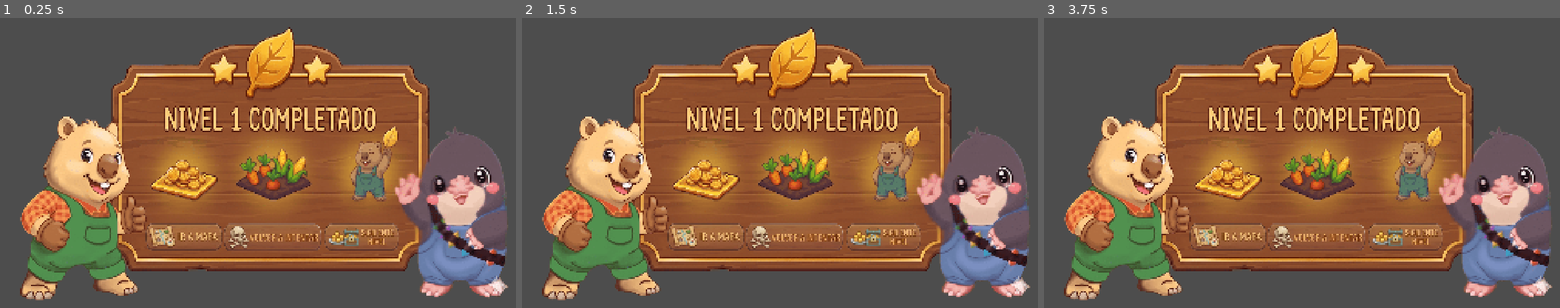
Above: before the commit, frames 1-3 (left to right).
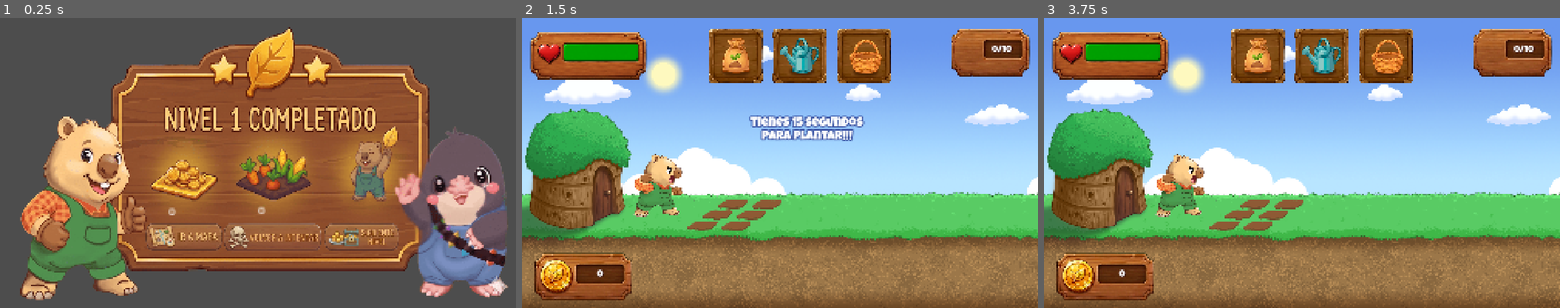
Above: after the commit, the same moments.

Repository: Berger6116/Capi-versus-topi
Game: Godot game, scene res://nivel_1_completado.tscn
Same seed, same stepped clock (60 frames per second), same inputs: the game is played once before the commit and once after it. This scene is started directly instead of the project's main scene.
Inputs (mouse positions are in pixels of both pictures, inside the frame that each line leads up to):
- Up to frame 1 (0.25 s): no input
- Up to frame 2 (1.5 s): click (790, 238) at 0.5 s; click (883, 238) at 1.27 s
- Up to frame 3 (3.75 s): click (1255, 55) at 2.02 s; click (1327, 58) at 2.77 s; click (1229, 238) at 3.52 s

The runs differ from the first frame. In frame 1, less than 0.1% of the frame differs, in the area x 32-52%, y 64-68%; in frame 2, 98%, in the area x 0-100%, y 0-100%; in frame 3, 98%.

Commit message:
panel de vitoria y derota

Diff:
--- a/capi-versus-topi/Escenas/nivel_1.gd
+++ b/capi-versus-topi/Escenas/nivel_1.gd
@@ -67,7 +67,7 @@
 	fadeIn.tween_property(nodo, "modulate:a", 1.0, tiempo).set_trans(Tween.TRANS_SINE)
 
 
-
+const ESCENA_VICTORIA = preload("res://nivel_1_completado.tscn")
 func chequear_victoria (topos_muertos: int) -> void:
 
 	if topos_muertos >= 10:
@@ -77,6 +77,5 @@
 			timer.stop()
 		#señal para eliminar topos restantes:
 		spawner_topos.eliminar_topos_restantes.emit()
-		#mostrar cartel de victoria:
-		mensajes.text = "Nivel 1 completado!!!"
-		mensajes.show()
+		var pantalla_victoria = ESCENA_VICTORIA.instantiate()
+		$capavictoria.add_child(pantalla_victoria)
--- a/capi-versus-topi/Escenas/nivel_1.tscn
+++ b/capi-versus-topi/Escenas/nivel_1.tscn
@@ -49,3 +49,5 @@
 label_settings = ExtResource("7_l8lnw")
 horizontal_alignment = 1
 autowrap_mode = 2
+
+[node name="capavictoria" type="CanvasLayer" parent="." unique_id=1968741784]
--- a/capi-versus-topi/Escenas/planta_base.gd
+++ b/capi-versus-topi/Escenas/planta_base.gd
@@ -60,6 +60,7 @@
 	if fase_actual == FasePlanta.COSECHABLE:
 		print("planta cosechada")
 		GameManager.sumar_monedas_huerta(30)
+		GameManager.tomates_cosechados += 1
 		aparecer_moneda()
 		return true
 	else:
--- a/capi-versus-topi/Scrips/game_manager.gd
+++ b/capi-versus-topi/Scrips/game_manager.gd
@@ -6,12 +6,14 @@
 var monedas: int = 0
 var plantas_destruidas: int = 0
 var limite_de_plantas_para_perder : int= 10 #Si topi rompe 10 plantas Capi pierde
+var tomates_cosechados: int = 0
 
 #SEÑALES
 signal actualizar_vidas(cantidad: int)
 signal actualizar_topos(cantidad: int)
 signal actualizar_monedas(cantidad: int)
 signal game_over
+
 
 #Aca vienen las funciones
 func registrar_planta_destruida() -> void:
--- /dev/null
+++ b/capi-versus-topi/nivel_1_completado.gd
@@ -0,0 +1,14 @@
+extends Control
+@onready var label_monedas_final: Label = $monedas
+@onready var label_tomates_final: Label = $tomates
+
+func _on_volve_a_intentar_pressed() -> void:
+	GameManager.monedas = 0
+	GameManager.topos_derrotados = 0
+	GameManager.tomates_cosechados = 0
+	get_tree().paused = false
+	get_tree().change_scene_to_file("res://Escenas/nivel_1.tscn")
+
+func _ready() -> void:
+	label_monedas_final.text = str(GameManager.monedas)
+	label_tomates_final.text = str(GameManager.tomates_cosechados)
--- a/capi-versus-topi/nivel_1_completado.tscn
+++ b/capi-versus-topi/nivel_1_completado.tscn
@@ -1,5 +1,6 @@
 [gd_scene format=3 uid="uid://d3yxiq7vixdfe"]
 
+[ext_resource type="Script" uid="uid://cxhsty3228tnv" path="res://nivel_1_completado.gd" id="1_cuh1q"]
 [ext_resource type="Texture2D" uid="uid://fej04tr66rg2" path="res://Assets/nivel_1_completado.png" id="1_v8h46"]
 [ext_resource type="Texture2D" uid="uid://de64kp5d23a8n" path="res://botones/siguiente_nivel.png" id="2_cuh1q"]
 [ext_resource type="Texture2D" uid="uid://cfe283oe4j2ei" path="res://botones/volver_a_intentar.png" id="3_4op40"]
@@ -12,6 +13,7 @@
 anchor_bottom = 1.0
 grow_horizontal = 2
 grow_vertical = 2
+script = ExtResource("1_cuh1q")
 
 [node name="TextureRect" type="TextureRect" parent="." unique_id=696489115]
 layout_mode = 0
@@ -44,3 +46,23 @@
 offset_right = 836.0
 offset_bottom = 876.0
 texture_normal = ExtResource("4_1bkp7")
+
+[node name="monedas" type="Label" parent="." unique_id=1053370738]
+layout_mode = 0
+offset_left = 627.0
+offset_top = 695.0
+offset_right = 664.0
+offset_bottom = 718.0
+scale = Vector2(2.993141, 2.2181349)
+text = "0000"
+
+[node name="tomates" type="Label" parent="." unique_id=2131646163]
+layout_mode = 0
+offset_left = 960.0
+offset_top = 690.00006
+offset_right = 997.0
+offset_bottom = 713.00006
+scale = Vector2(3.014954, 2.2400026)
+text = "0000"
+
+[connection signal="pressed" from="volve_a_intentar" to="." method="_on_volve_a_intentar_pressed"]
--- /dev/null
+++ b/capi-versus-topi/perdiste.gd
@@ -0,0 +1,15 @@
+extends Control
+@onready var label_monedas_final: Label = $monedas
+@onready var label_tomates_final: Label = $tomates
+
+func _ready() -> void:
+	label_monedas_final.text = str(GameManager.monedas)
+	label_tomates_final.text = str(GameManager.tomates_cosechados)
+
+
+func _on_volver_a_intentar_pressed() -> void:
+	GameManager.monedas = 0
+	GameManager.topos_derrotados = 0
+	GameManager.tomates_cosechados = 0
+	get_tree().paused = false
+	get_tree().change_scene_to_file("res://Escenas/nivel_1.tscn")
--- a/capi-versus-topi/perdiste.tscn
+++ b/capi-versus-topi/perdiste.tscn
@@ -1,5 +1,6 @@
 [gd_scene format=3 uid="uid://h33oy07a5gwk"]
 
+[ext_resource type="Script" uid="uid://cuoc1qstm0d6l" path="res://perdiste.gd" id="1_d53tk"]
 [ext_resource type="Texture2D" uid="uid://dh5c8l4361krc" path="res://Assets/nivel_1_fallado.png" id="1_juf4p"]
 [ext_resource type="Texture2D" uid="uid://d2l313lxt40vd" path="res://botones/ir_al_mapa.png" id="3_6iysm"]
 
@@ -13,6 +14,7 @@
 anchor_bottom = 1.0
 grow_horizontal = 2
 grow_vertical = 2
+script = ExtResource("1_d53tk")
 
 [node name="TextureRect" type="TextureRect" parent="." unique_id=1098930694]
 layout_mode = 0
@@ -36,3 +38,23 @@
 offset_bottom = 879.0
 scale = Vector2(1.3, 1.3)
 texture_normal = ExtResource("3_6iysm")
+
+[node name="monedas" type="Label" parent="." unique_id=1962088660]
+layout_mode = 0
+offset_left = 801.0
+offset_top = 717.0
+offset_right = 841.0
+offset_bottom = 740.0
+scale = Vector2(2.44, 1.5599976)
+text = "0000"
+
+[node name="tomates" type="Label" parent="." unique_id=101117380]
+layout_mode = 0
+offset_left = 1169.9999
+offset_top = 720.0
+offset_right = 1209.9999
+offset_bottom = 743.0
+scale = Vector2(2.28, 1.6)
+text = "0000"
+
+[connection signal="pressed" from="volver_a_intentar" to="." method="_on_volver_a_intentar_pressed"]
Not shown: 1 places in capi-versus-topi/Escenas/moneda_anim.tscn that only renumber resources
Not shown: 1 places in capi-versus-topi/Escenas/nivel_1.tscn that only renumber resources
Not shown: 1 places in capi-versus-topi/Escenas/planta_base.tscn that only renumber resources
Not shown, added: capi-versus-topi/nivel_1_completado.gd.uid
Not shown, added: capi-versus-topi/perdiste.gd.uid
